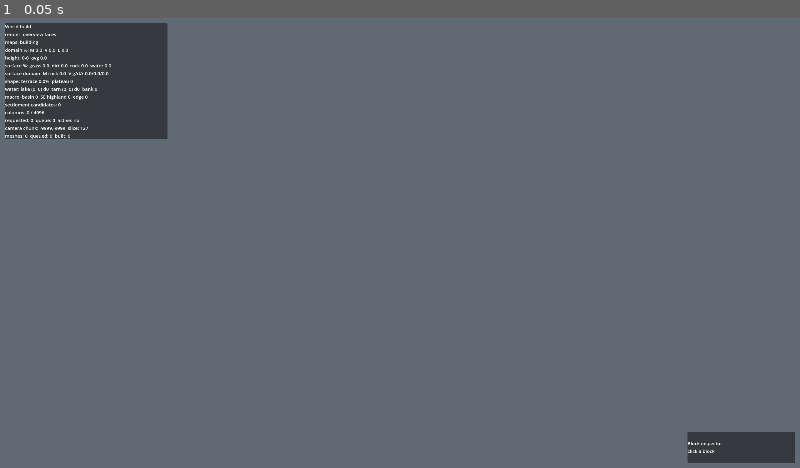
Above: before the commit, frame 1.
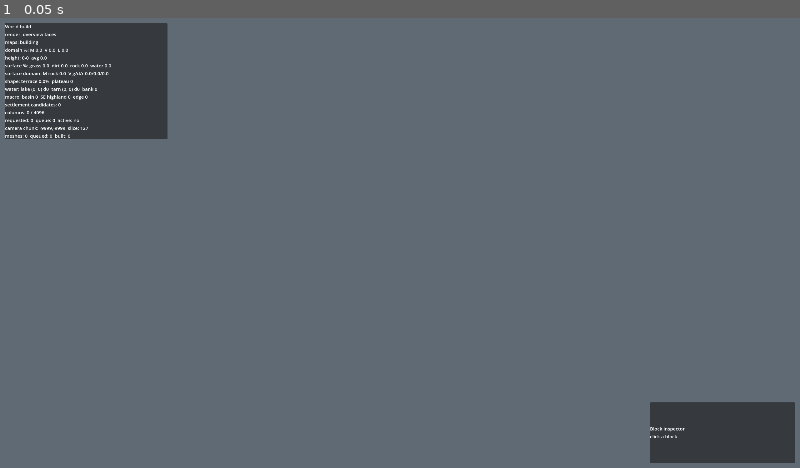
Above: after the commit, the same moment.

Repository: akadic10/Deepdraft
Game: Godot game, scene res://scenes/main/debug_world.tscn
Same seed, same stepped clock (60 frames per second), same inputs: the game is played once before the commit and once after it.
Inputs:
- Up to frame 1 (0.05 s): no input

The runs differ from the first frame. In frame 1, 1.6% of the frame differs, in the area x 81-100%, y 85-99%.

Commit message:
Expand block inspector agreement debug

Diff:
--- a/scripts/systems/WorldGenerator.gd
+++ b/scripts/systems/WorldGenerator.gd
@@ -442,6 +442,29 @@
 	return _pick_surface_block(wx, wz, col)
 
 
+func get_column_debug_info(wx: int, wz: int) -> Dictionary:
+	if not _maps_ready:
+		return {}
+	if wx < 0 or wx >= WORLD_SIZE_X or wz < 0 or wz >= WORLD_SIZE_Z:
+		return {}
+	var idx := wx * WORLD_SIZE_Z + wz
+	var col := Vector2i(wx, wz)
+	var surface_y: int = heightmap[idx]
+	var visible_y := get_visible_surface_y(wx, wz)
+	var visible_block_id := get_visible_surface_block_id(wx, wz)
+	return {
+		"domain": _domain_label(domain_map[idx]),
+		"domain_n": domain_n_map[idx],
+		"surface_y": surface_y,
+		"visible_surface_y": visible_y,
+		"visible_block_id": visible_block_id,
+		"visible_block_key": String(BlockRegistry.get_key(visible_block_id)),
+		"is_lake": lake_columns.has(col),
+		"is_tarn": tarn_columns.has(col),
+		"is_water_bank": water_bank_columns.has(col),
+	}
+
+
 func get_generated_block_id(wx: int, wy: int, wz: int) -> int:
 	if not _maps_ready:
 		return BlockRegistry.AIR_ID
--- a/scripts/systems/WorldRenderer.gd
+++ b/scripts/systems/WorldRenderer.gd
@@ -169,11 +169,11 @@
 	var panel := PanelContainer.new()
 	panel.name = "Panel"
 	panel.set_anchors_preset(Control.PRESET_BOTTOM_RIGHT)
-	panel.offset_left = -360.0
-	panel.offset_top = -116.0
+	panel.offset_left = -480.0
+	panel.offset_top = -210.0
 	panel.offset_right = -16.0
 	panel.offset_bottom = -16.0
-	panel.custom_minimum_size = Vector2(344.0, 100.0)
+	panel.custom_minimum_size = Vector2(464.0, 194.0)
 	_inspector_layer.add_child(panel)
 
 	_inspector_label = Label.new()
@@ -241,15 +241,41 @@
 
 	var pos: Vector3i = hit["pos"]
 	var block_id: int = hit["block_id"]
+	var generated_block_id: int = hit.get("generated_block_id", block_id)
+	var source: String = hit.get("source", "unknown")
+	var face: String = hit.get("face", "unknown")
 	var key_name := BlockRegistry.get_key(block_id)
 	var key := String(key_name)
 	var def := BlockRegistry.get_def(key_name)
 	var kind: String = def.get("kind", "unknown")
+	var generated_key := String(BlockRegistry.get_key(generated_block_id))
+	var season: String = WorldClock.season
+	var color := BlockRegistry.get_color(block_id, season)
+	var column_info: Dictionary = WorldGenerator.get_column_debug_info(pos.x, pos.z) if WorldGenerator.has_method("get_column_debug_info") else {}
+	var visible_key: String = column_info.get("visible_block_key", "")
+	var agreement: String = "yes" if generated_block_id == block_id else "NO"
 	_move_block_inspector_outline(pos)
 	_set_inspector_text("\n".join([
 		"Block inspector",
-		key,
-		"kind: %s" % kind,
+		"render: %s" % _inspector_render_mode(),
+		"source: %s  face: %s" % [source, face],
+		"hit: %s" % key,
+		"generated: %s  agree: %s" % [generated_key, agreement],
+		"visible top: y %d  %s" % [
+			column_info.get("visible_surface_y", -1),
+			visible_key,
+		],
+		"domain: %s %.3f  surface y: %d" % [
+			column_info.get("domain", "unknown"),
+			column_info.get("domain_n", 0.0),
+			column_info.get("surface_y", -1),
+		],
+		"water: lake %s  tarn %s  bank %s" % [
+			str(column_info.get("is_lake", false)),
+			str(column_info.get("is_tarn", false)),
+			str(column_info.get("is_water_bank", false)),
+		],
+		"kind: %s  color: %s" % [kind, color.to_html(false)],
 		"x: %d  y: %d  z: %d" % [pos.x, pos.y, pos.z],
 	]))
 
@@ -258,33 +284,72 @@
 	var step := 0.25
 	var distance := 0.0
 	var last_pos := Vector3i(-999999, -999999, -999999)
+	var last_empty_pos := last_pos
 	while distance <= max_distance:
 		var sample := origin + direction * distance
 		var pos := Vector3i(floori(sample.x), floori(sample.y), floori(sample.z))
 		if pos != last_pos:
+			var prev_pos := last_pos
 			last_pos = pos
-			var block_id := _inspect_block_id(pos)
-			if not BlockRegistry.is_transparent(block_id):
+			var hit_info := _inspect_block_id(pos)
+			var block_id: int = hit_info.get("block_id", BlockRegistry.AIR_ID)
+			if BlockRegistry.is_transparent(block_id):
+				last_empty_pos = pos
+			else:
 				return {
 					"pos": pos,
 					"block_id": block_id,
+					"generated_block_id": hit_info.get("generated_block_id", block_id),
+					"source": hit_info.get("source", "unknown"),
+					"face": _hit_face_label(pos - last_empty_pos if last_empty_pos != Vector3i(-999999, -999999, -999999) else pos - prev_pos),
 				}
 		distance += step
 	return {}
 
 
-func _inspect_block_id(pos: Vector3i) -> int:
+func _inspect_block_id(pos: Vector3i) -> Dictionary:
 	if pos.x < 0 or pos.x >= WORLD_SIZE_X or pos.y < 0 or pos.y >= WORLD_SIZE_Y or pos.z < 0 or pos.z >= WORLD_SIZE_Z:
-		return BlockRegistry.AIR_ID
+		return {"block_id": BlockRegistry.AIR_ID, "generated_block_id": BlockRegistry.AIR_ID, "source": "out_of_bounds"}
 	if pos.y > slice_y:
-		return BlockRegistry.AIR_ID
-
+		return {"block_id": BlockRegistry.AIR_ID, "generated_block_id": BlockRegistry.AIR_ID, "source": "above_slice"}
+
+	var generated_block_id := BlockRegistry.AIR_ID
+	if WorldGenerator.has_method("get_generated_block_id"):
+		generated_block_id = WorldGenerator.get_generated_block_id(pos.x, pos.y, pos.z)
 	var block_id := WorldData.get_block(pos.x, pos.y, pos.z)
 	if not BlockRegistry.is_transparent(block_id):
-		return block_id
-	if WorldGenerator.has_method("get_generated_block_id"):
-		return WorldGenerator.get_generated_block_id(pos.x, pos.y, pos.z)
-	return BlockRegistry.AIR_ID
+		return {"block_id": block_id, "generated_block_id": generated_block_id, "source": "streamed_chunk"}
+	return {"block_id": generated_block_id, "generated_block_id": generated_block_id, "source": _fallback_source_label(pos)}
+
+
+func _fallback_source_label(pos: Vector3i) -> String:
+	if _surface_diorama_active():
+		return "overview_generated"
+	if WorldData.chunk_exists(pos.x / CHUNK_SIZE, pos.y / CHUNK_SIZE, pos.z / CHUNK_SIZE):
+		return "generated_fallback"
+	return "unstreamed_generated"
+
+
+func _inspector_render_mode() -> String:
+	if _surface_diorama_active():
+		return "overview approximation"
+	return "streamed chunk mesh"
+
+
+func _hit_face_label(delta: Vector3i) -> String:
+	if delta.x > 0:
+		return "west"
+	if delta.x < 0:
+		return "east"
+	if delta.y > 0:
+		return "bottom"
+	if delta.y < 0:
+		return "top"
+	if delta.z > 0:
+		return "north"
+	if delta.z < 0:
+		return "south"
+	return "unknown"
 
 
 func _set_inspector_text(text: String) -> void:
Not shown, changed: docs/00_dev_roadmap/01_world_gen_plan.md
